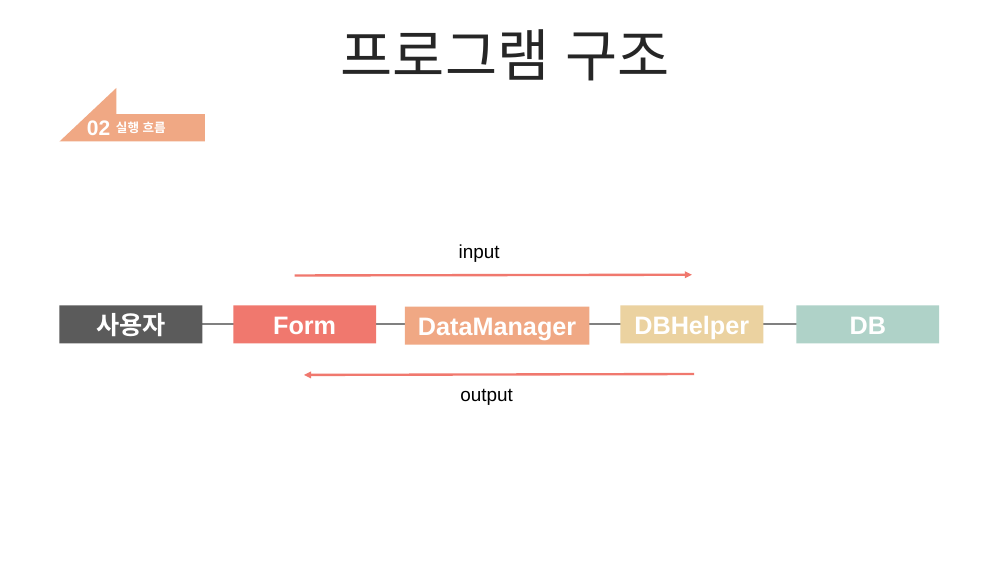
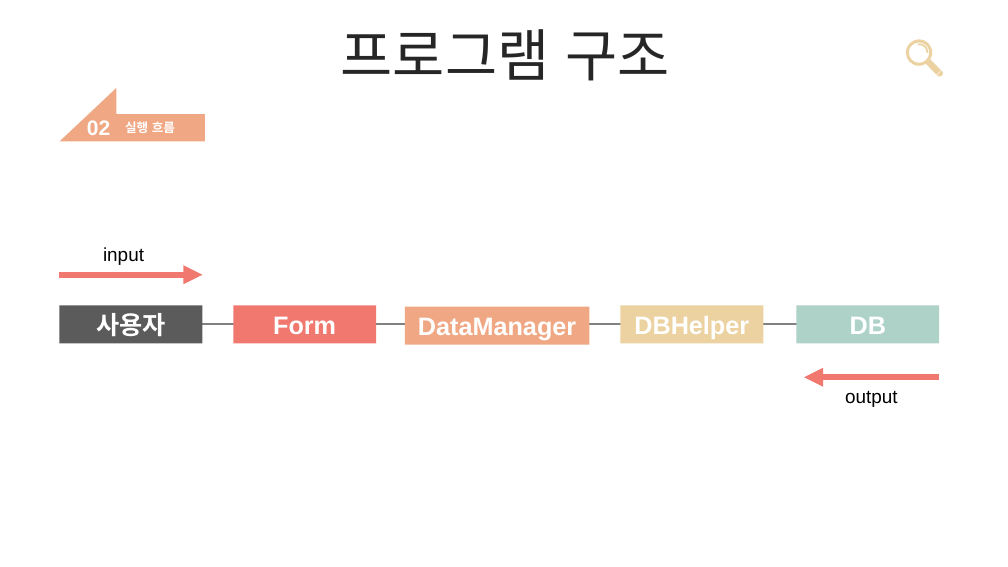
Before and after one commit to woorain20/2022-rainy, a slide deck: slide 4 of 이력서 참조/C# 병원관리 프로젝트.pptx. Drawn at 1008x567 pixels with LibreOffice and Linux fonts; fonts in the diff are those of the drawing. Boxes give left, top, right and bottom in pixels: in the first picture for what was removed or moved away, otherwise in the second. Text is boxed around its words. In the diff, an @@ line names an element or a change of style, - is before the commit and + after.

```diff
--- a/이력서 참조/C# 병원관리 프로젝트.pptx
+++ b/이력서 참조/C# 병원관리 프로젝트.pptx
@@ freeform shape added at box(906, 39, 949, 82), fill #EBD2A0 @@
@@ text "실행 흐름": place and size @@
-text "실행 흐름" at box(116, 121, 166, 133)
+text "실행 흐름" at box(125, 121, 175, 133)
@@ text "input": place and size @@
-text "input" at box(459, 244, 500, 262)
+text "input" at box(103, 247, 144, 265)
@@ arrow moved from (295, 275) - (692, 274) to (60, 274) - (203, 274) @@
@@ arrow (60, 274) - (203, 274): stroke #F0786E 2.25 pt to #F0786E 6 pt @@
@@ arrow moved from (694, 374) - (304, 375) to (939, 377) - (805, 377) @@
@@ arrow (939, 377) - (805, 377): stroke #F0786E 2.25 pt to #F0786E 6 pt @@
@@ text "output": place and size @@
-text "output" at box(460, 388, 513, 405)
+text "output" at box(845, 390, 898, 407)
```
Also in this commit, not shown: 11 other slides changed, 6 slides added, 14 slides removed.
